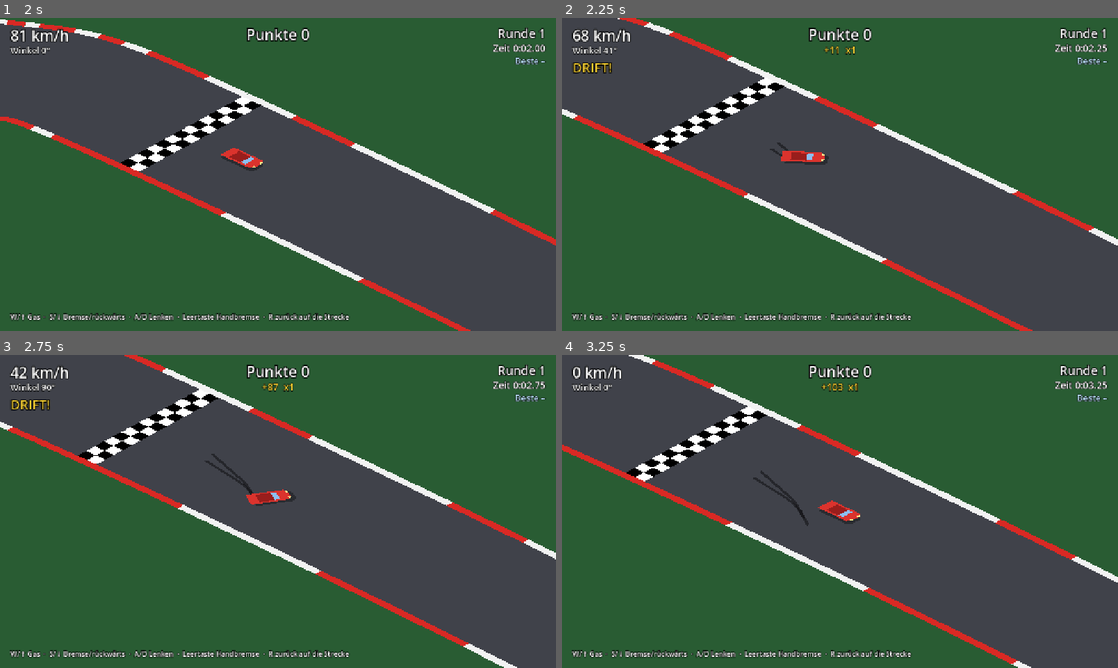
Above: before the commit, frames 1-4 (two rows, left to right).
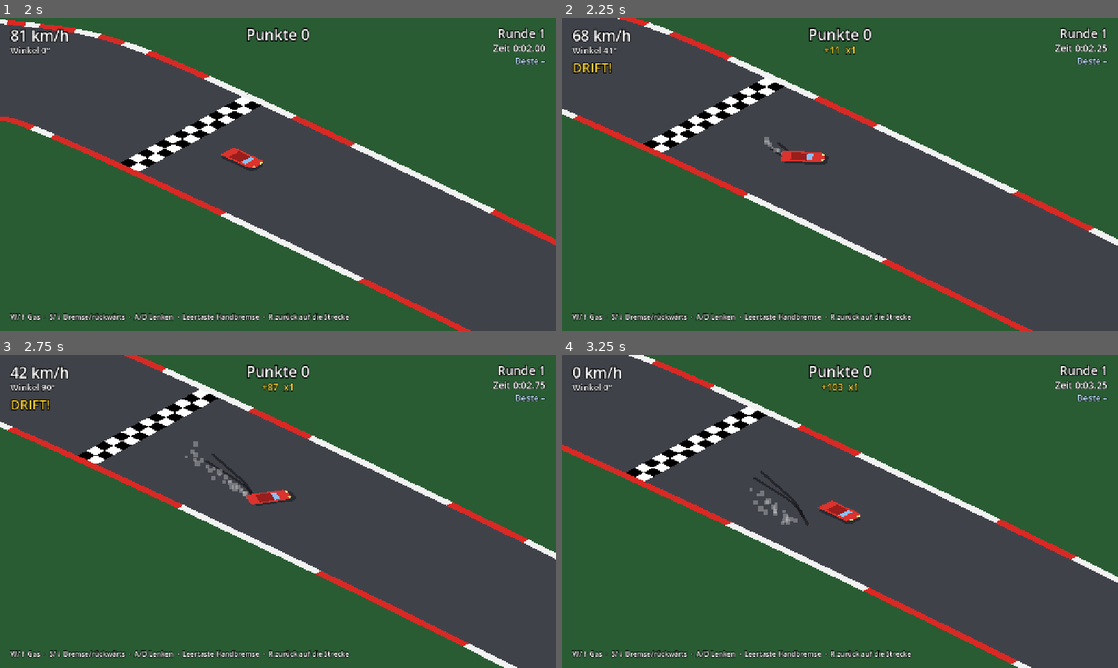
Above: after the commit, the same moments.

Repository: Mayo73/agenthub-backup
Game: Godot game, scene res://scenes/main.tscn
Same seed, same stepped clock (60 frames per second), same inputs: the game is played once before the commit and once after it.
Inputs:
- Up to frame 1 (2 s): hold S (bremse) 0.53-1.28 s; hold Up from 0.53 s (still down); tap W (gas) at 1.35 s
- Up to frame 2 (2.25 s): release Up at 2.03 s; hold A (links) from 2.03 s (still down); hold Space (handbremse) from 2.03 s (still down)
- Up to frame 3 (2.75 s): keep holding A (links); keep holding Space (handbremse)
- Up to frame 4 (3.25 s): keep holding A (links); release Space (handbremse) at 2.78 s; tap R (zuruecksetzen) at 2.85 s

Frame 1 is identical in both runs. In frame 2, less than 0.1% of the frame differs, in the area x 36-40%, y 38-44%; in frame 3, 0.2%, in the area x 33-45%, y 27-46%; in frame 4, 0.2%.

Commit message:
T-0008: Reifenrauch beim Driften
Erstellt vom lokalen Agent (Modell qwen3.5:35b-a3b, Versuch 1 von 3).

Diff:
--- a/scripts/car.gd
+++ b/scripts/car.gd
@@ -9,10 +9,28 @@
 
 var physics := CarPhysics.new()
 var track: TrackPath
+var smoke: CPUParticles2D
 
 
 func _ready() -> void:
 	Controls.setup()
+	smoke = CPUParticles2D.new()
+	smoke.name = "Smoke"
+	smoke.position = Vector2(-20, 0)
+	smoke.emitting = false
+	smoke.amount = 40
+	smoke.lifetime = 0.9
+	smoke.local_coords = false
+	smoke.direction = Vector2(-1, 0)
+	smoke.spread = 35.0
+	smoke.initial_velocity_min = 20.0
+	smoke.initial_velocity_max = 60.0
+	smoke.gravity = Vector2.ZERO
+	smoke.scale_amount_min = 6.0
+	smoke.scale_amount_max = 12.0
+	smoke.color = Color(0.85, 0.85, 0.85, 0.35)
+	add_child(smoke)
+	move_child(smoke, 0)
 
 
 func _physics_process(delta: float) -> void:
@@ -24,6 +42,7 @@
 		var on_track := track.is_on_track(physics.position)
 		physics.surface = CarPhysics.Surface.ROAD if on_track else CarPhysics.Surface.GRASS
 	physics.step(delta)
+	smoke.emitting = physics.is_drifting()
 	if track and (Input.is_action_just_pressed("zuruecksetzen")
 			or track.distance_from_center(physics.position) > track.width * 0.5 + MAX_OFFTRACK):
 		respawn()
--- /dev/null
+++ b/tests/test_car_smoke.gd
@@ -0,0 +1,15 @@
+extends "res://tests/base_test.gd"
+
+
+func test_rauch_nur_beim_driften() -> void:
+	var car: Node2D = load("res://scenes/car.tscn").instantiate()
+	(Engine.get_main_loop() as SceneTree).root.add_child(car)
+	var smoke := car.get_node("Smoke") as CPUParticles2D
+	check(smoke != null, "Car/Smoke existiert")
+	check(not smoke.emitting, "im Stand kein Rauch")
+	car.physics.velocity = Vector2(600, 0)
+	car.physics.sliding = true
+	car.physics.heading = 0.6
+	car._physics_process(1.0 / 60.0)
+	check(smoke.emitting, "im Drift raucht es")
+	car.free()
Not shown, added: tests/test_car_smoke.gd.uid
